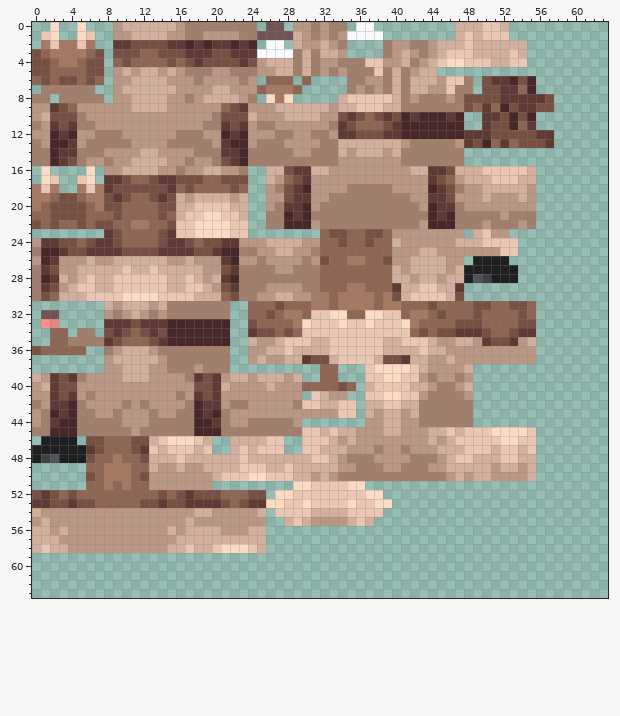
One commit to this pixel-art sprite: textures/furret.png. Above: the version before the commit.
The file is 64x64 pixels.
After:
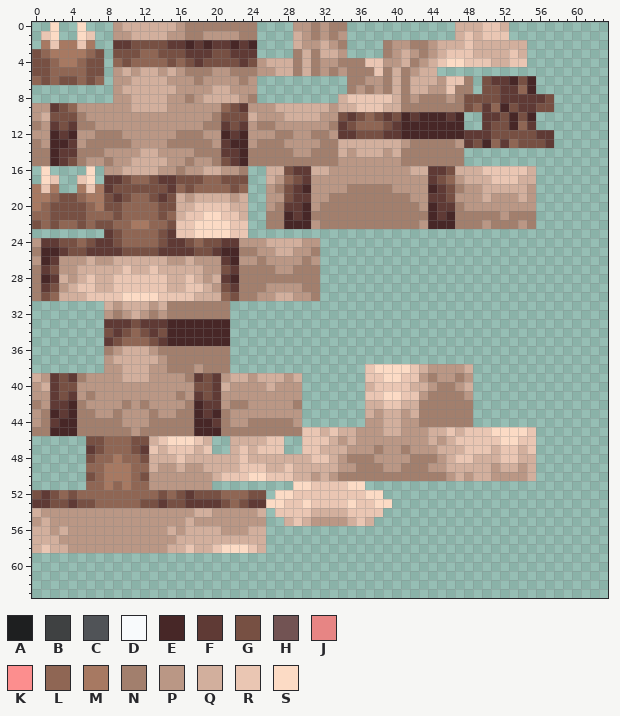
Palette (. is transparent): A #1e1f20  B #3f4142  C #505357  D #f8fafc  E #472727  F #5f3a35  G #775043  H #725353  J #e78584  K #fc8e8e  L #8f6654  M #a77962  N #a27f6d  P #ba9785  Q #d2af9d  R #eac6b3  S #fcdbc5
Edits made:
Changed rows in their new state; - is an unchanged pixel.
first column x 0:
 0 --------------------------..--------..-
 1 -------------------------....------....
 2 --------------------------..-----------
 3 -------------------------....----------
 6 --------------------------...-.--------
 7 -......------------------.....---------
 8 ..-.....------------------...----------
first column x 0:
23 --------------------------------................-....---
24 --------------------------------......................--
25 --------------------------------......................--
26 --------------------------------................-....---
27 --------------------------------......................--
28 --------------------------------......................--
29 --------------------------------................--------
30 --------------------------------................--------
31 ------------------------................................
32 -..---------------------................................
33 -..---------------------................................
34 --..-..-----------------................................
35 --......----------------................................
36 ......------------------................................
37 ------------------------................................
38 --------------------------------..----------------------
39 --------------------------------..----------------------
40 ------------------------------......--------------------
41 -------------------------------....---------------------
42 ------------------------------......--------------------
43 ------------------------------......--------------------
46 -....---------------------------------------------------
47 ......--------------------------------------------------
48 ......--------------------------------------------------
